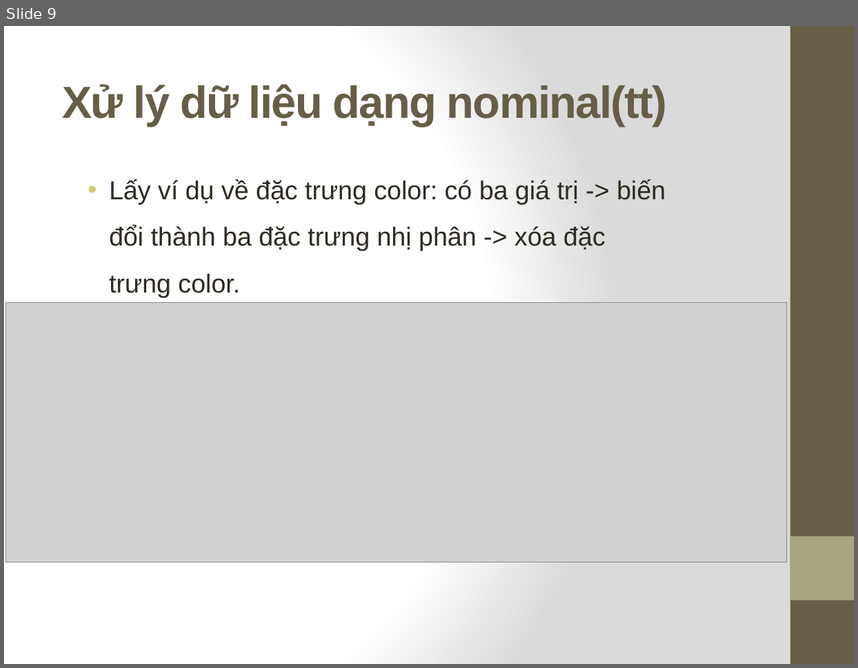
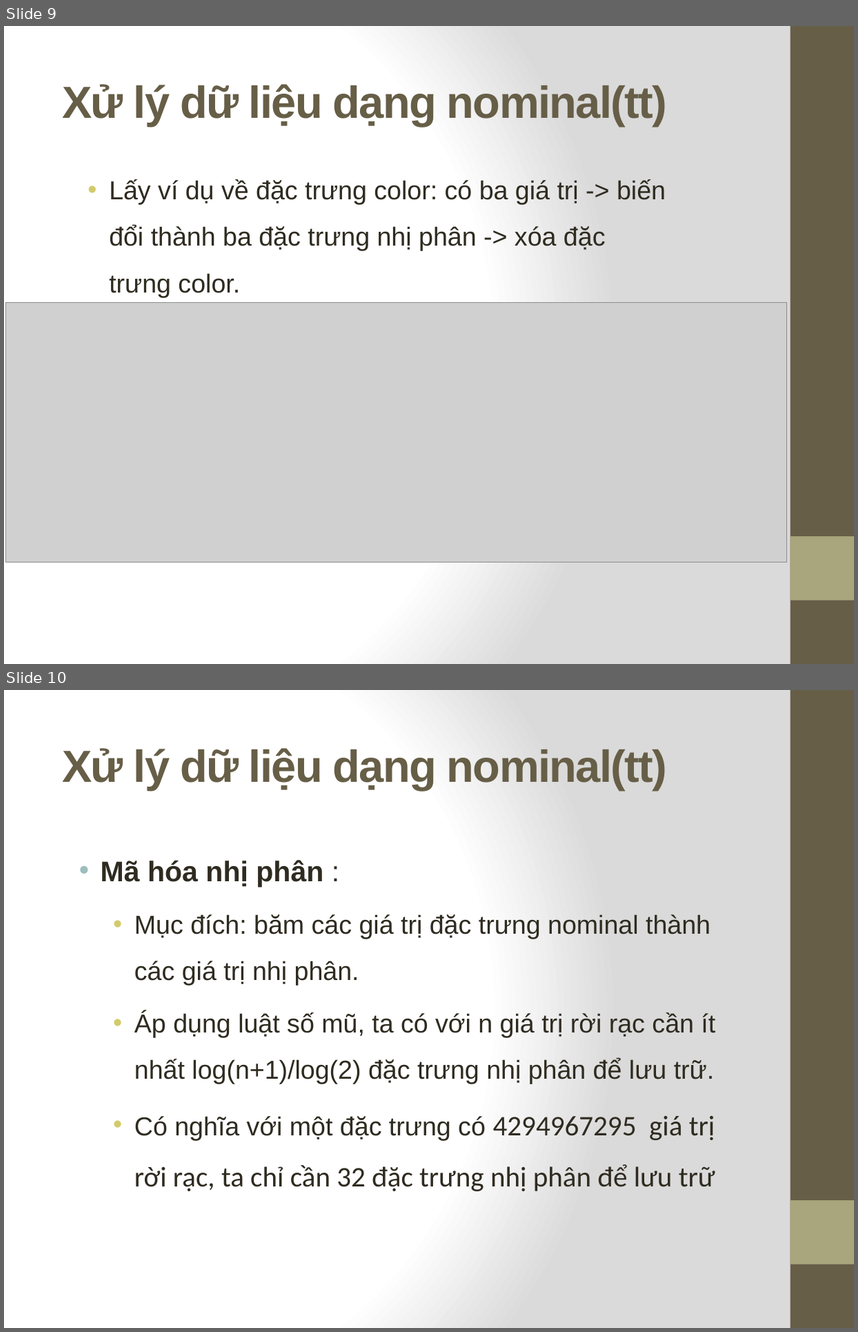
Before and after one commit to tranhoangphuc98/Final-project-NMHM, a slide deck: ppt-presentation.pptx. Shown one above the other, each under a label of ours: slide 9 before the commit, slides 9 and 10 after it. The pictures are 858x668 and 858x1332 pixels, drawn with LibreOffice and Linux fonts; fonts in the diff are those of the drawing; grey boxes stand for pictures. Boxes give left, top, right and bottom in pixels: in the first picture for what was removed or moved away, otherwise in the second. Text is boxed around its words. In the diff, an @@ line names an element or a change of style, - is before the commit and + after.

```diff
--- a/ppt-presentation.pptx
+++ b/ppt-presentation.pptx
@@ slide 10 added at box(4, 690, 854, 1328), background gradient #FFFFFF to #DADADA; not listed: 2 template elements that a slide beside it also shows @@
@@ text added at box(62, 748, 667, 791), 38 pt, text #675E47, bold @@
+Xử lý dữ liệu dạng nominal(tt)
@@ text added at box(101, 860, 715, 1191), 22 pt, text #2F2B20 @@
+  • Mã hóa nhị phân :
+    • Mục đích: băm các giá trị đặc trưng nominal thành các giá trị nhị phân.
+    • Áp dụng luật số mũ, ta có với n giá trị rời rạc cần ít nhất log(n+1)/log(2) đặc trưng nhị phân để lưu trữ.
+    • Có nghĩa với một đặc trưng có 4294967295 giá trị rời rạc, ta chỉ cần 32 đặc trưng nhị phân để lưu trữ
```
Also in this commit, not shown: 2 slides changed, 1 other slide added.
